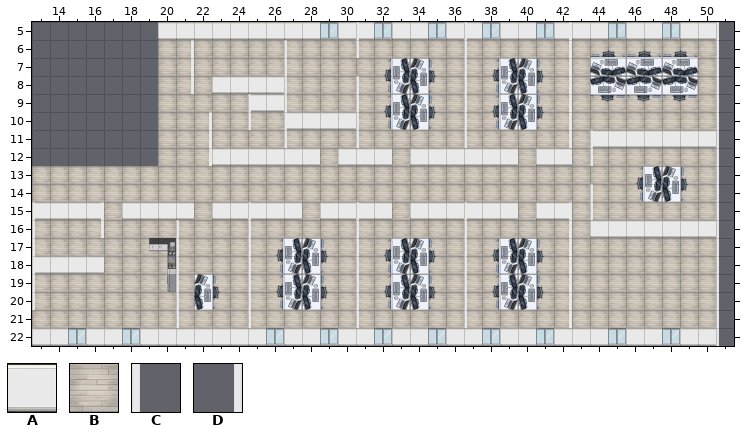
Tiled map, stored at assets/tiles/office.tmx. The picture above is the old version.
Cells are 64x64 px. Shown: x 13..51, y 5..22.
Key: from "Office": A 7 "wall", B 9 "laminat", C 14 "wall_vertical_L", D 15 "wall_vertical_R".
_ is an empty cell, # one hidden under a higher layer.
Layers that did not change in this view are not listed.
Layer "Boden" before, first column x 15:
 5 ____________
 6 _____BBBBBBB
 7 _____BBBBBBB
 8 _____BBB####
 9 _____BBBBB##
10 _____BBBBBBB
11 _____BBBBBBB
12 _____BBB__##
Layer "Wände" before, first column x 13:
 5 _______AAAAAAA
 6 ______________
 7 ______________
 8 __________AAAA
 9 ____________AA
10 ____________C_
11 ______________
12 __________AAAA
13 ______________
14 ______________
15 AAAA_AAAA_AAAA
16 ______________
17 ______________
Layer "Vertical_Wall" before, first column x 13:
 5 ______________
 6 ________D_____
 7 ________D_____
 8 ________D_____
 9 ____________C_
10 _________D____
11 _________D____
12 _________D____
13 ______________
14 ______________
15 C__D________C_
16 C__D________C_
17 C___________C_
18 C___________C_
19 C___________C_
20 C___________C_
21 ____________C_
22 ______________
After the commit:
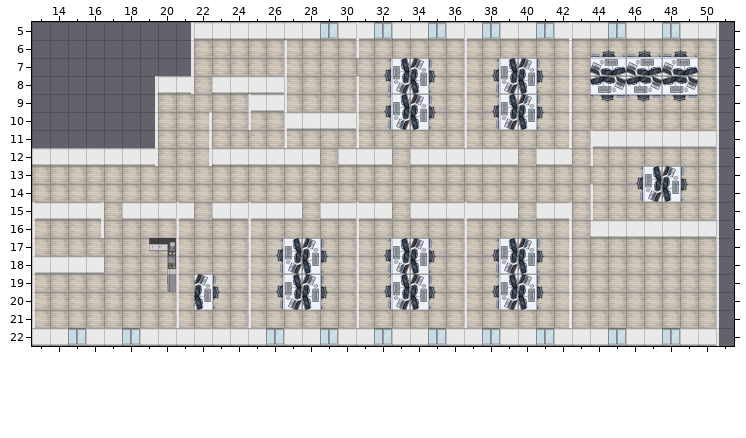
Difference:
{"where": "layer \"Boden\""}
{"y":6,"x":20,"old":"BB","new":"__"}
{"y":7,"x":20,"old":"BB","new":"__"}
{"where": "layer \"Wände\""}
{"y":5,"x":20,"old":"AA","new":"__"}
{"y":8,"x":20,"old":"__","new":"AA"}
{"y":12,"x":13,"old":"_______","new":"AAAAAAA"}
{"where": "layer \"Vertical_Wall\""}
{"y":5,"x":21,"old":"_","new":"D"}
{"y":8,"x":19,"old":"_","new":"D"}
{"y":9,"x":19,"old":"_","new":"D"}
{"y":10,"x":19,"old":"_","new":"D"}
{"y":11,"x":19,"old":"_","new":"D"}
{"y":12,"x":19,"old":"_","new":"D"}
{"y":15,"x":21,"old":"_","new":"C"}
{"y":21,"x":13,"old":"_","new":"C"}
{"label":"changed","picture_box":[32,22,194,166]}
{"label":"added","picture_box":[176,202,179,220]}
{"label":"added","picture_box":[32,310,35,328]}
